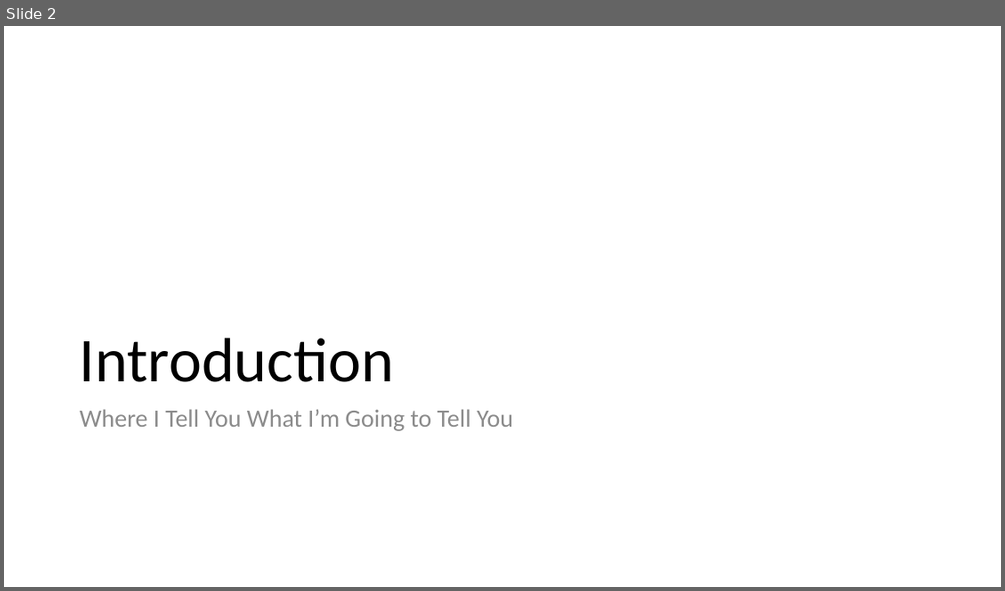
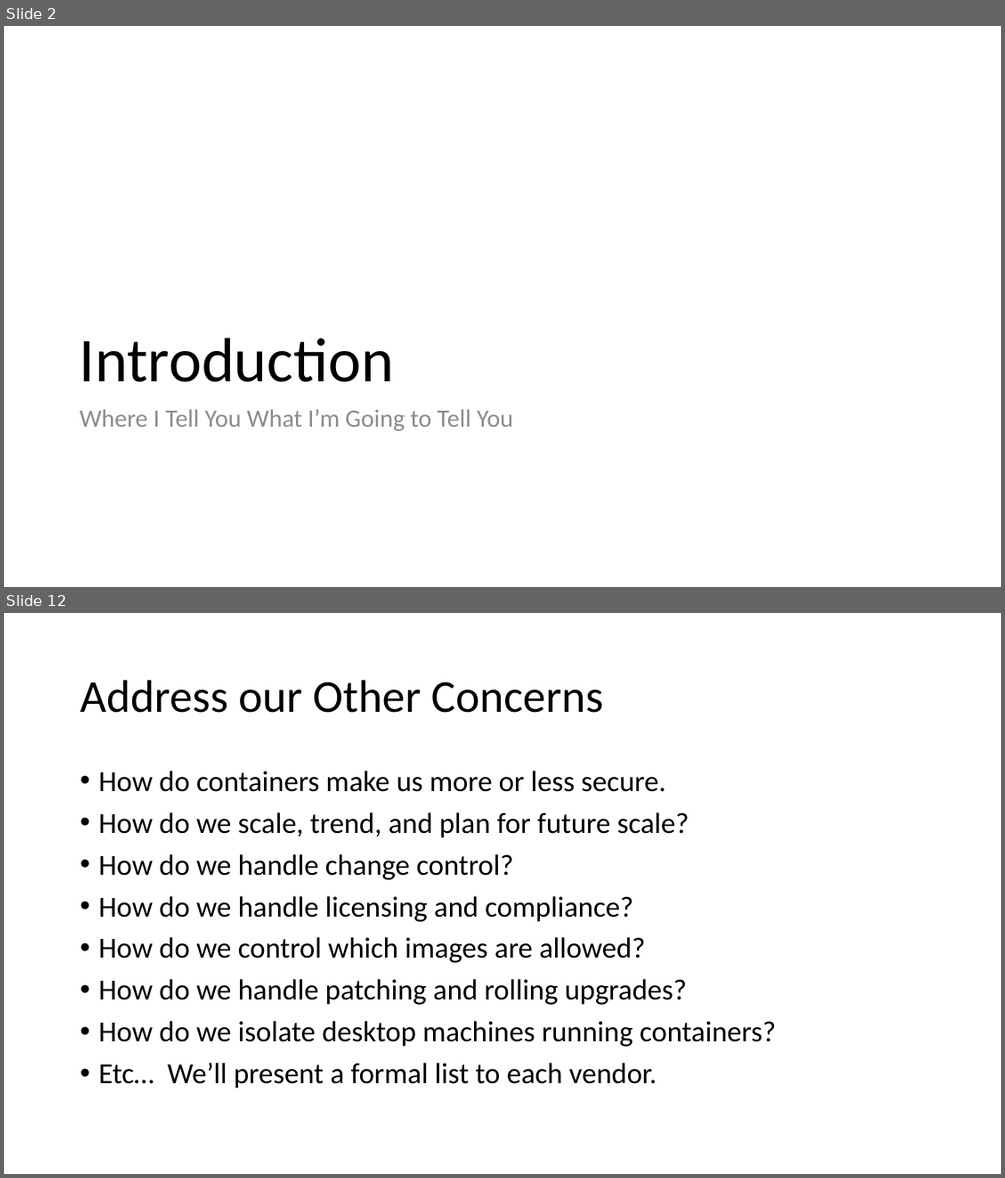
Before and after one commit to EnterpriseProductsLP/docker-straw-man, a slide deck: Docker Proofs of Concept.pptx. Shown one above the other, each under a label of ours: slide 2 before the commit, slides 2 and 12 after it; the slides between them are not shown. The pictures are 1005x591 and 1005x1178 pixels, drawn with LibreOffice and Linux fonts; fonts in the diff are those of the drawing. Boxes give left, top, right and bottom in pixels: in the first picture for what was removed or moved away, otherwise in the second. Text is boxed around its words. In the diff, an @@ line names an element or a change of style, - is before the commit and + after.

```diff
--- a/Docker Proofs of Concept.pptx
+++ b/Docker Proofs of Concept.pptx
@@ slide 12 added at [4,613,1001,1174], background #FFFFFF @@
@@ title added at [80,680,603,713], 44 pt, text #000000 @@
+Address our Other Concerns
@@ text added at [98,771,776,1088], 28 pt, text #000000 @@
+• How do containers make us more or less secure.
+• How do we scale, trend, and plan for future scale?
+• How do we handle change control?
+• How do we handle licensing and compliance?
+• How do we control which images are allowed?
+• How do we handle patching and rolling upgrades?
+• How do we isolate desktop machines running containers?
+• Etc… We’ll present a formal list to each vendor.
```
Also in this commit, not shown: 15 other slides added, 1 slide removed.
